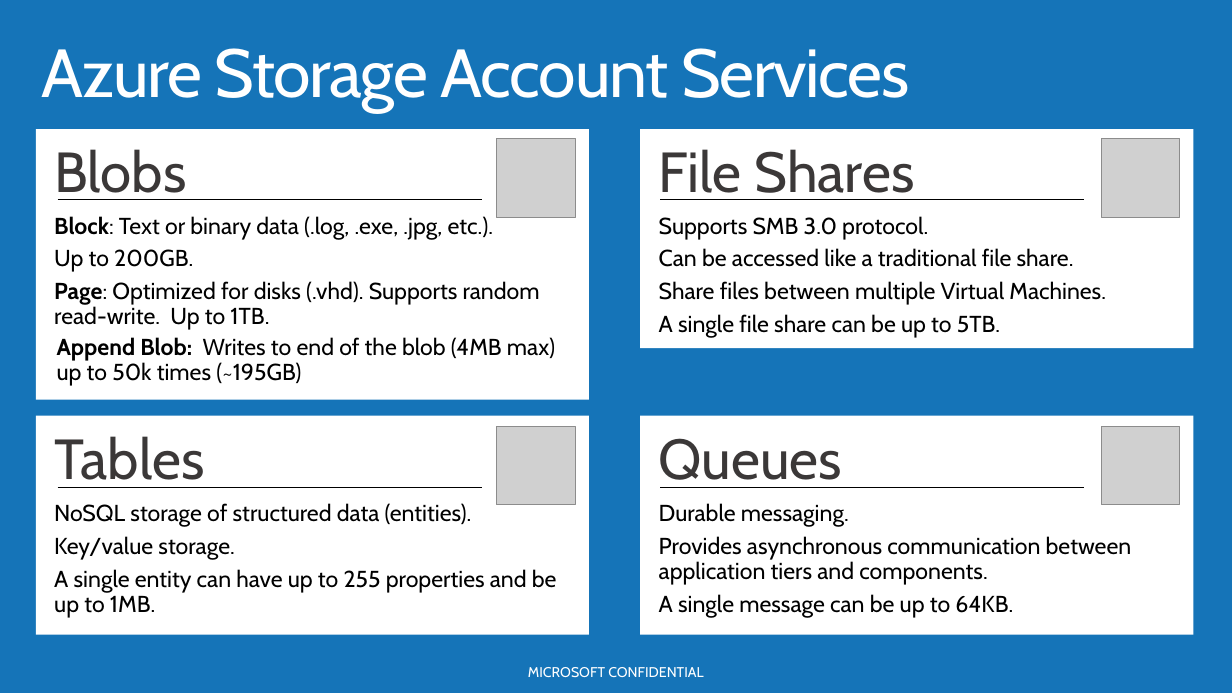
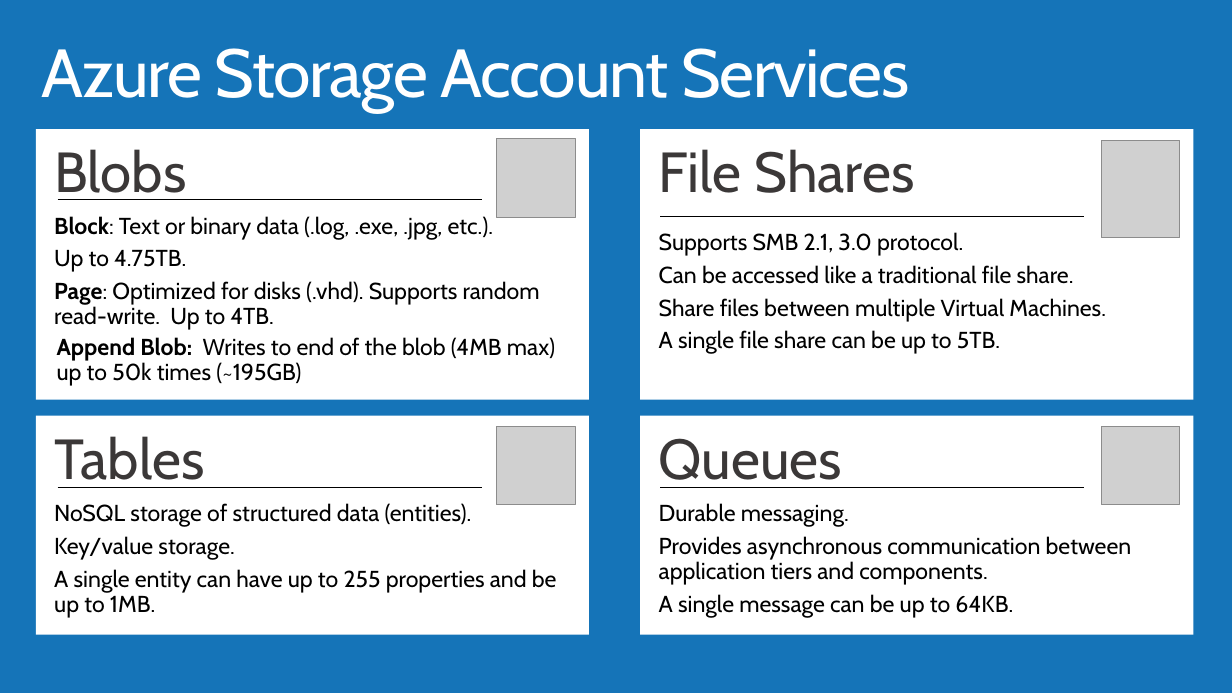
Before and after one commit to AzureCAT-GSI/SAP-on-Azure, a slide deck: slide 17 of Presentations/02_Azure_Compute_Storage_Network_for_SAP.pptx. Drawn at 1232x693 pixels with LibreOffice and Linux fonts; fonts in the diff are those of the drawing; grey boxes stand for pictures; background and template pictures are left out. Boxes give left, top, right and bottom in pixels: in the first picture for what was removed or moved away, otherwise in the second. Text is boxed around its words. In the diff, an @@ line names an element or a change of style, - is before the commit and + after.

```diff
--- a/Presentations/02_Azure_Compute_Storage_Network_for_SAP.pptx
+++ b/Presentations/02_Azure_Compute_Storage_Network_for_SAP.pptx
@@ rectangle "File Shares": place and size @@
-rectangle "File Shares" at (640,129,1194,348)
+rectangle "File Shares" at (640,129,1194,400)
@@ picture: place and size @@
-picture at (1102,139,1180,217)
+picture at (1102,140,1180,238)
@@ text "Supports SMB 2.1, 3.0 protocol.": place and size @@
-text "Supports SMB 2.1, 3.0 protocol." at (659,216,1106,338)
+text "Supports SMB 2.1, 3.0 protocol." at (659,232,1106,354)
@@ text at (659,232,963,256): text changed @@
-Supports SMB 3.0 protocol.
+Supports SMB 2.1, 3.0 protocol.
@@ line moved from (660, 200) - (1085, 200) to (660, 216) - (1085, 216) @@
@@ text at (54,250,540,330): text changed @@
-Up to 200GB.
-Page: Optimized for disks (.vhd). Supports random read-write. Up to 1TB.
+Up to 4.75TB.
+Page: Optimized for disks (.vhd). Supports random read-write. Up to 4TB.
@@ text removed at (528,667,703,677) @@
-MICROSOFT CONFIDENTIAL
```
Also in this commit, not shown: 33 other slides changed, 12 slides added, 15 slides removed, 18 other files.
